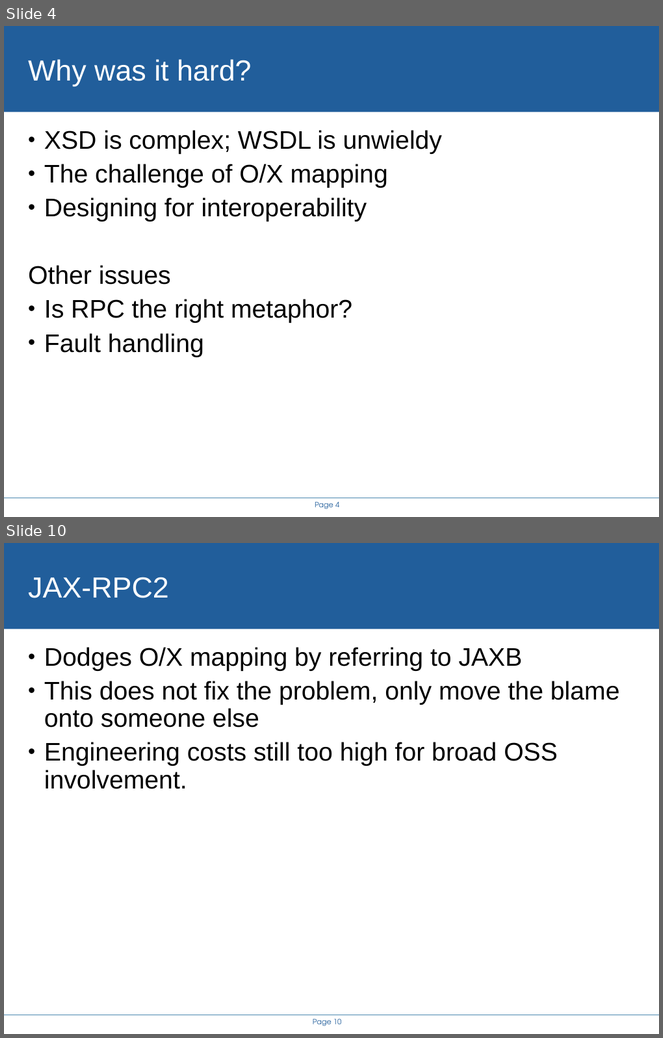
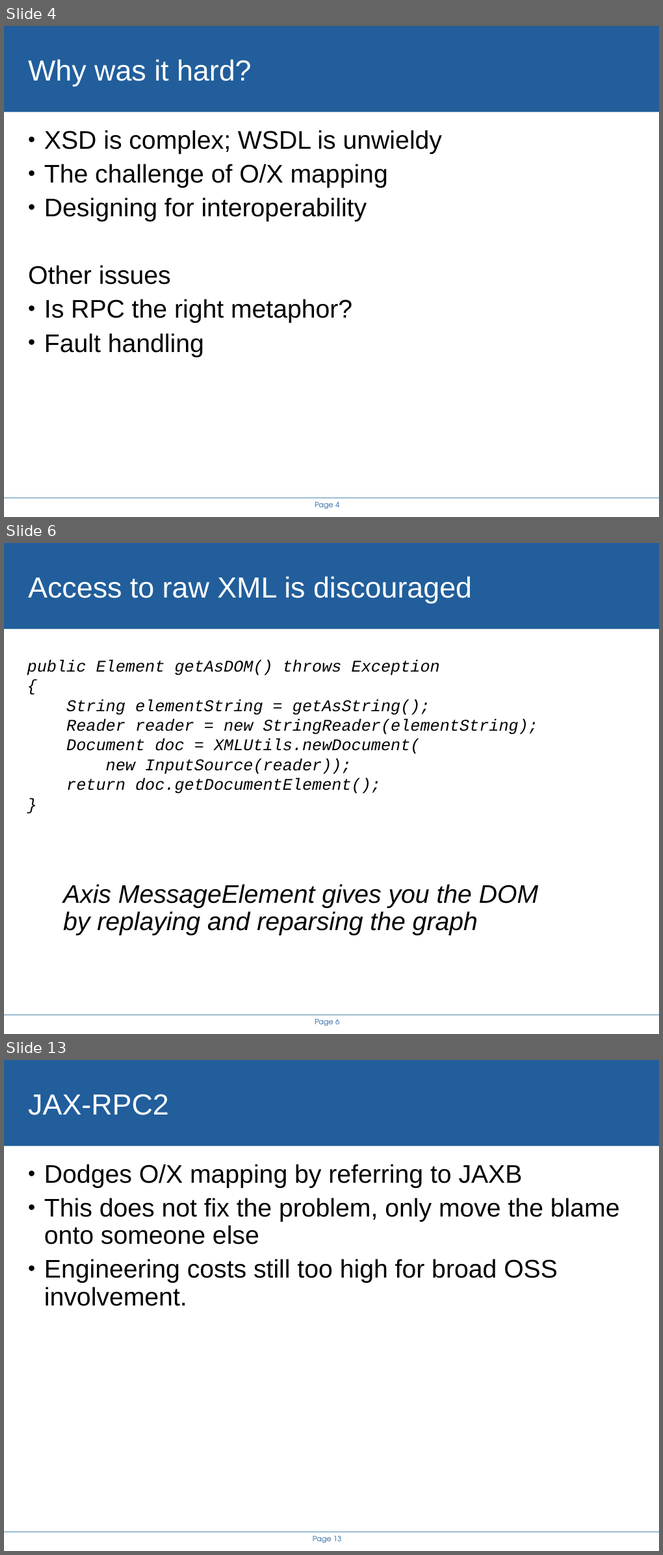
Before and after one commit to steveloughran/smartfrog, a slide deck: projects/alpine/doc/icws2005/rethinking_the_java_SOAP_stack.ppt. Shown one above the other, each under a label of ours: slides 4 and 10 before the commit, slides 4, 6 and 13 after it; the slides between them are not shown. The pictures are 663x1038 and 663x1555 pixels, drawn with LibreOffice and Linux fonts; fonts in the diff are those of the drawing; background and template pictures are left out. Boxes give left, top, right and bottom in pixels: in the first picture for what was removed or moved away, otherwise in the second. Text is boxed around its words. In the diff, an @@ line names an element or a change of style, - is before the commit and + after.

```diff
--- a/projects/alpine/doc/icws2005/rethinking_the_java_SOAP_stack.ppt
+++ b/projects/alpine/doc/icws2005/rethinking_the_java_SOAP_stack.ppt
@@ slide 6 added at (x1=4, y1=543, x2=659, y2=1034), background #FFFFFF; not listed: 3 template elements that a slide beside it also shows @@
@@ title added at (x1=28, y1=576, x2=472, y2=603), 32 pt, text #FFFFFF @@
+Access to raw XML is discouraged
@@ text added at (x1=27, y1=659, x2=538, y2=794), 18 pt, text #000000, italic @@
+public Element getAsDOM() throws Exception
+{
+String elementString = getAsString();
+Reader reader = new StringReader(elementString);
+Document doc = XMLUtils.newDocument(
+new InputSource(reader));
+return doc.getDocumentElement();
+}
@@ text added at (x1=63, y1=884, x2=538, y2=936), 28 pt, text #000000, italic @@
+Axis MessageElement gives you the DOM by replaying and reparsing the graph
@@ what was slide 10 is now slide 13 @@
@@ page number at (x1=313, y1=1536, x2=341, y2=1544): text changed @@
-Page 10
+Page 13
```
Also in this commit, not shown: 9 slides changed, 5 other slides added, 2 slides removed, 14 other files.
